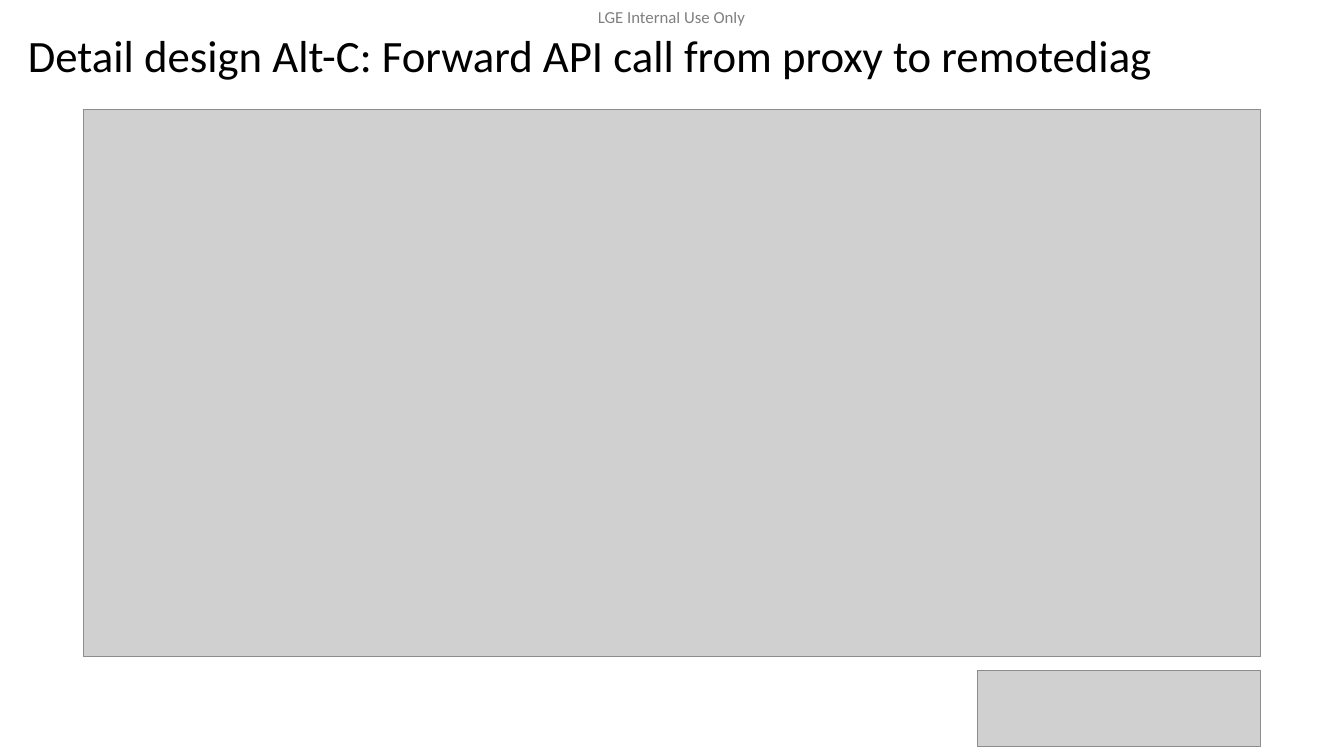
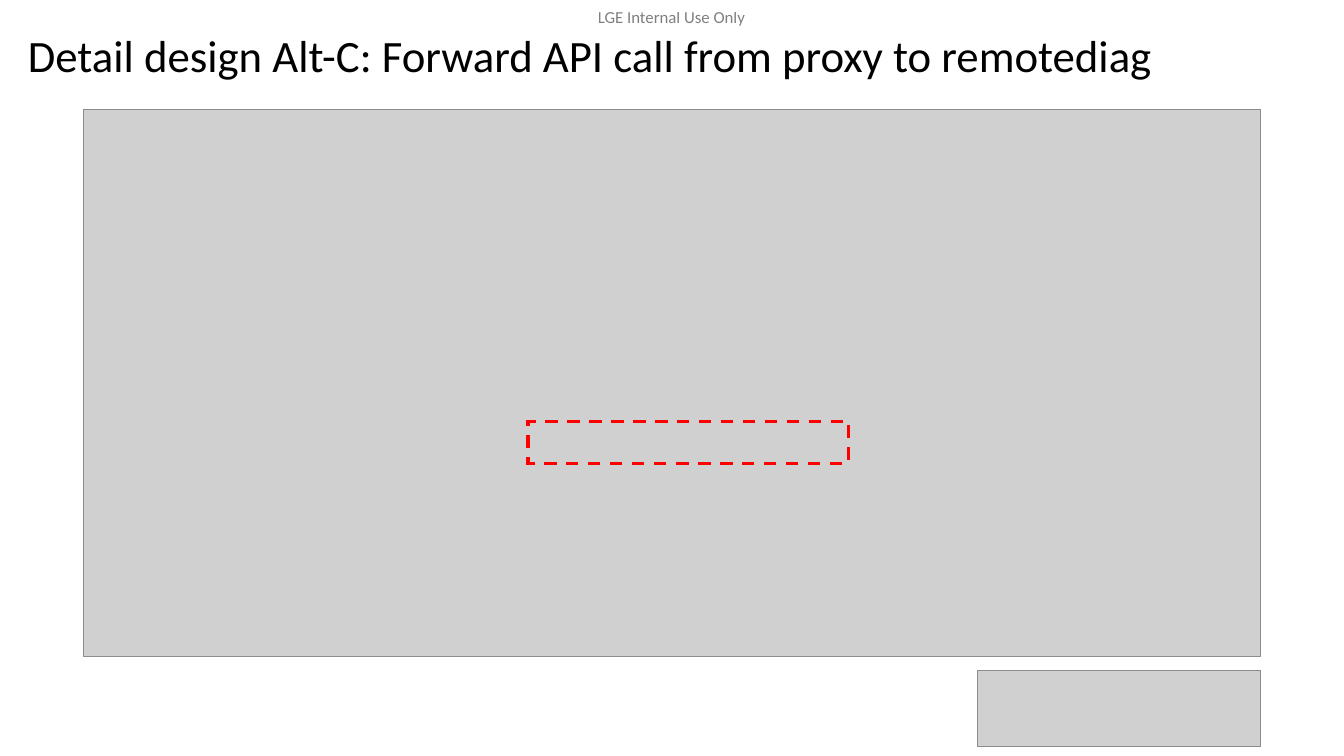
Before and after one commit to btqt/fe, a slide deck: slide 12 of design/FE_phi.vu_Design of Secure Remote Diag on Container Separation Architecture_final.pptx. Drawn at 1344x756 pixels with LibreOffice and Linux fonts; fonts in the diff are those of the drawing; grey boxes stand for pictures; background and template pictures are left out. Boxes give left, top, right and bottom in pixels: in the first picture for what was removed or moved away, otherwise in the second. Text is boxed around its words. In the diff, an @@ line names an element or a change of style, - is before the commit and + after.

```diff
--- a/design/FE_phi.vu_Design of Secure Remote Diag on Container Separation Architecture_final.pptx
+++ b/design/FE_phi.vu_Design of Secure Remote Diag on Container Separation Architecture_final.pptx
@@ rectangle added at (x1=528, y1=421, x2=849, y2=464), outline #FF0000 2.25 pt dashed @@
```
Also in this commit, not shown: 3 other slides changed.
